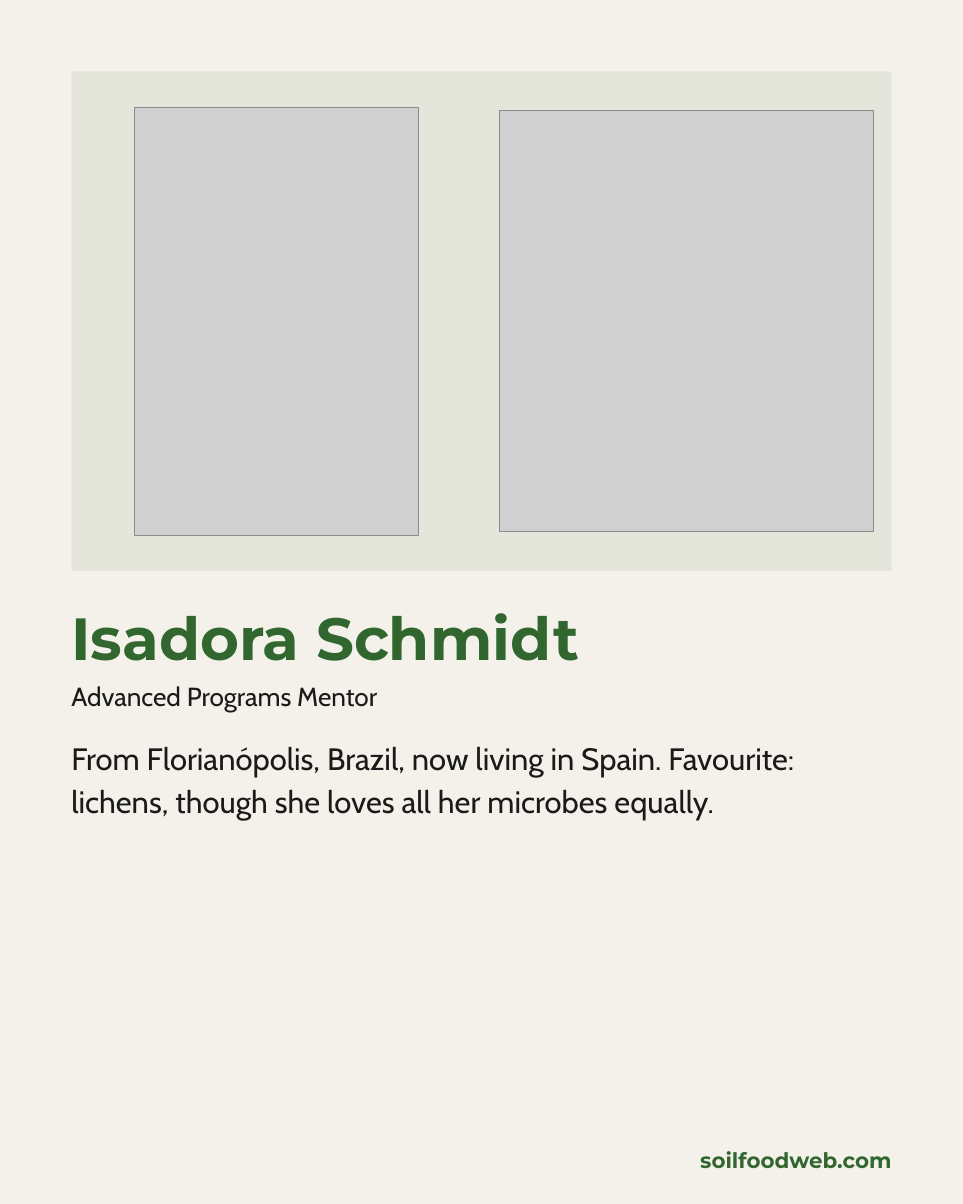
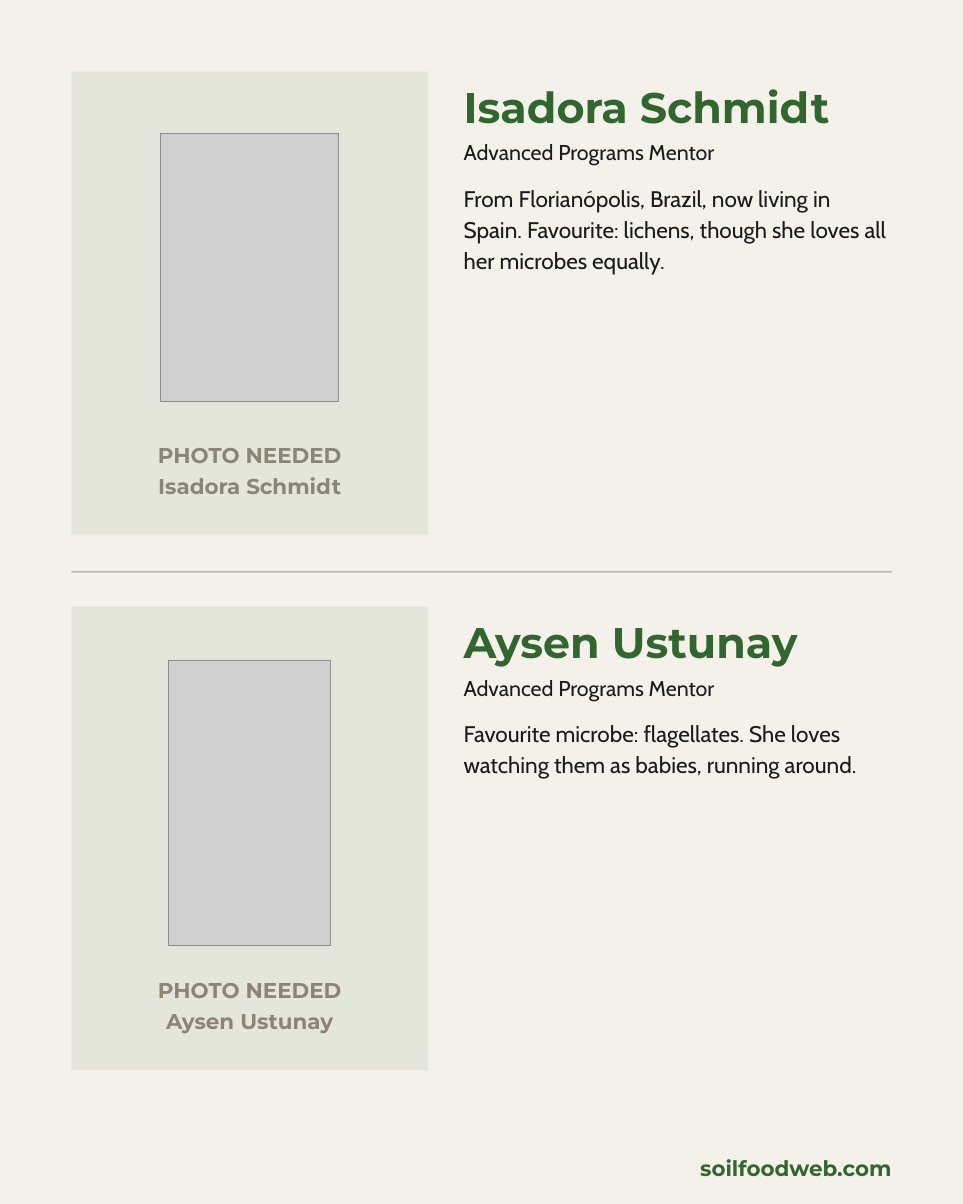
Before and after one commit to linneamoritznyc/SFW-SocialMedia, a slide deck: slide 5 of templates/posts/october/05-10-2026-mon-ig-teachers-day-v2.pptx (slide 8 before the commit). Drawn at 963x1204 pixels with LibreOffice and Linux fonts; fonts in the diff are those of the drawing; grey boxes stand for pictures. Boxes give left, top, right and bottom in pixels: in the first picture for what was removed or moved away, otherwise in the second. Text is boxed around its words. In the diff, an @@ line names an element or a change of style, - is before the commit and + after.

```diff
--- a/templates/posts/october/05-10-2026-mon-ig-teachers-day-v2.pptx
+++ b/templates/posts/october/05-10-2026-mon-ig-teachers-day-v2.pptx
@@ rectangle resized from (x1=71, y1=71, x2=891, y2=570) to (x1=71, y1=71, x2=428, y2=535) @@
@@ text "Isadora Schmidt" moved from (x1=71, y1=613, x2=579, y2=661) to (x1=464, y1=89, x2=830, y2=124) @@
@@ text "Isadora Schmidt" at (x1=464, y1=89, x2=830, y2=124): size 50 to 36 pt @@
@@ picture removed at (x1=499, y1=110, x2=874, y2=532) @@
@@ picture resized from (x1=134, y1=107, x2=419, y2=535) to (x1=161, y1=134, x2=339, y2=402) @@
@@ text added at (x1=464, y1=144, x2=715, y2=166), 18 pt, text #1A1A1A @@
+Advanced Programs Mentor
@@ text "From Florianópolis, Brazil, now living ..." moved from (x1=71, y1=747, x2=794, y2=821) to (x1=464, y1=190, x2=886, y2=275) @@
@@ text "From Florianópolis, Brazil, now living ..." at (x1=464, y1=190, x2=886, y2=275): size 26 to 19 pt @@
@@ text added at (x1=158, y1=448, x2=342, y2=494), 18 pt, text #8A8577, bold @@
+PHOTO NEEDED
+Isadora Schmidt
@@ rectangle added at (x1=71, y1=571, x2=891, y2=573), fill #B1BCB1 @@
@@ rectangle added at (x1=71, y1=606, x2=428, y2=1070), fill #E4E6DC @@
@@ text added at (x1=464, y1=628, x2=798, y2=667), 36 pt, text #31662F, bold @@
+Aysen Ustunay
@@ picture added at (x1=169, y1=660, x2=330, y2=945) @@
@@ text "Advanced Programs Mentor" moved from (x1=71, y1=686, x2=377, y2=713) to (x1=464, y1=680, x2=715, y2=701) @@
@@ text "Advanced Programs Mentor" at (x1=464, y1=680, x2=715, y2=701): size 22 to 18 pt @@
@@ text added at (x1=464, y1=725, x2=857, y2=779), 19 pt, text #1A1A1A @@
+Favourite microbe: flagellates. She loves watching them as babies, running around.
@@ text added at (x1=158, y1=983, x2=342, y2=1033), 18 pt, text #8A8577, bold @@
+PHOTO NEEDED
+Aysen Ustunay
@@ text "soilfoodweb.com" moved from (x1=700, y1=1151, x2=891, y2=1168) to (x1=700, y1=1159, x2=891, y2=1176) @@
```
Also in this commit, not shown: 6 other slides changed, 7 slides removed, 18 other files.
